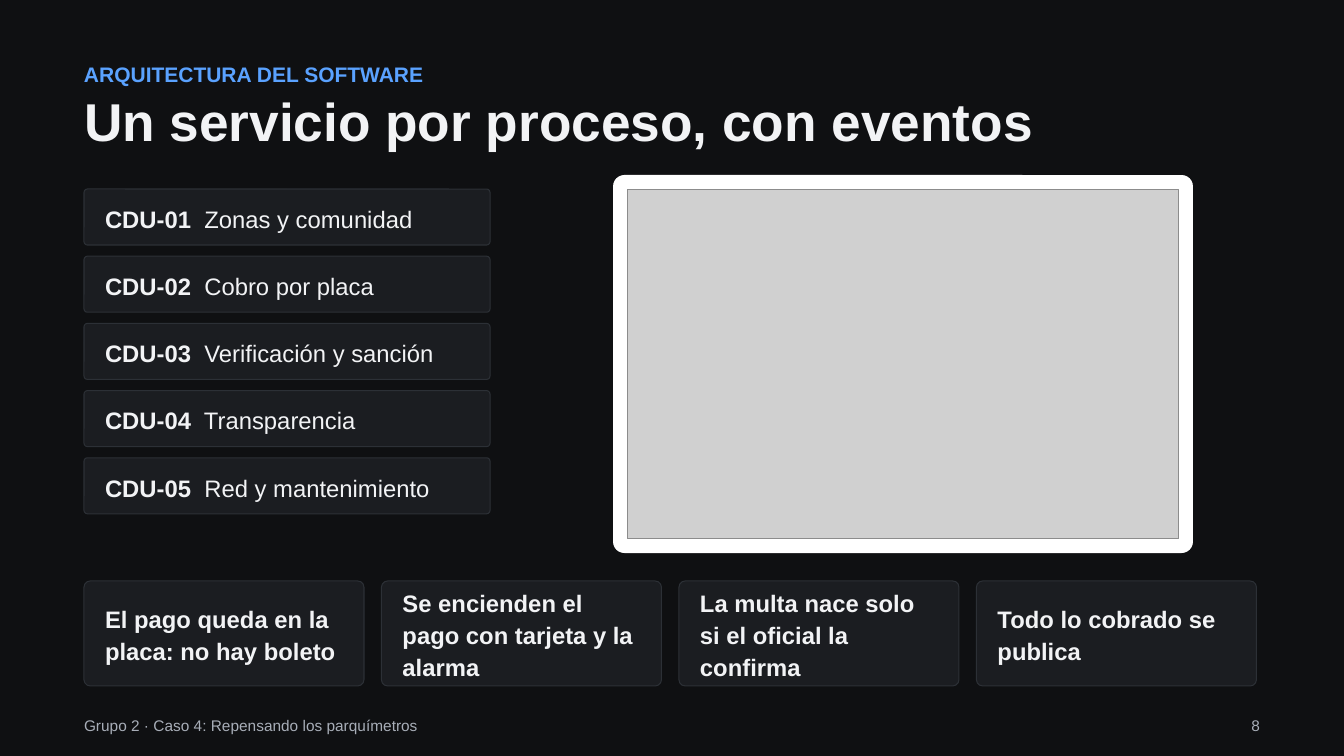
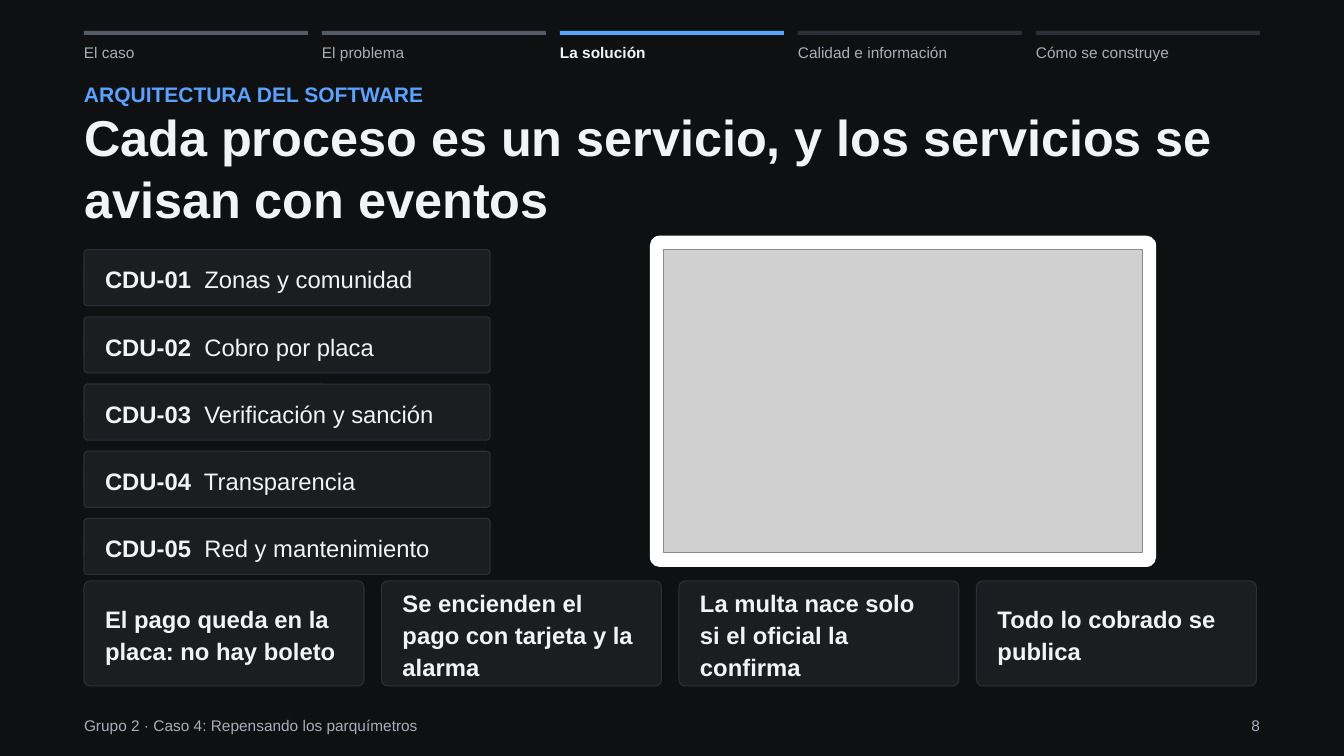
Before and after one commit to Santiago78op/MCP-AYD, a slide deck: slide 8 of boveda/08-Tareas/Grupo2_CasoParquimetros_Presentacion.pptx. Drawn at 1344x756 pixels with LibreOffice and Linux fonts; fonts in the diff are those of the drawing; grey boxes stand for pictures. Boxes give left, top, right and bottom in pixels: in the first picture for what was removed or moved away, otherwise in the second. Text is boxed around its words. In the diff, an @@ line names an element or a change of style, - is before the commit and + after.

```diff
--- a/boveda/08-Tareas/Grupo2_CasoParquimetros_Presentacion.pptx
+++ b/boveda/08-Tareas/Grupo2_CasoParquimetros_Presentacion.pptx
@@ rectangle added at box(84, 31, 308, 35), fill #555B66 @@
@@ text added at box(84, 47, 135, 58), 11 pt, text #A8AEB8 @@
+El caso
@@ rectangle added at box(322, 31, 545, 35), fill #555B66 @@
@@ text added at box(322, 47, 404, 61), 11 pt, text #A8AEB8 @@
+El problema
@@ text added at box(560, 46, 645, 58), 11 pt, text #F2F3F5, bold @@
+La solución
@@ rectangle added at box(561, 31, 784, 35), fill #5AA2FF @@
@@ text added at box(798, 46, 947, 58), 11 pt, text #A8AEB8 @@
+Calidad e información
@@ rectangle added at box(799, 31, 1022, 35), fill #2C3036 @@
@@ rectangle added at box(1036, 31, 1260, 35), fill #2C3036 @@
@@ text added at box(1036, 46, 1169, 61), 11 pt, text #A8AEB8 @@
+Cómo se construye
@@ text "ARQUITECTURA DEL SOFTWARE": place and size @@
-text "ARQUITECTURA DEL SOFTWARE" at box(84, 67, 423, 86)
+text "ARQUITECTURA DEL SOFTWARE" at box(84, 87, 423, 106)
@@ text at box(84, 119, 1212, 219): text changed; size 38 to 36 pt @@
-Un servicio por proceso, con eventos
+Cada proceso es un servicio, y los servicios se avisan con eventos
@@ rounded rectangle: place and size @@
-rounded rectangle at box(613, 175, 1193, 554)
+rounded rectangle at box(650, 236, 1156, 568)
@@ picture: place and size @@
-picture at box(627, 190, 1180, 539)
+picture at box(664, 250, 1143, 554)
@@ 4 rounded rectangles: place and size @@
-4 rounded rectangles at box(84, 256, 490, 514)
+4 rounded rectangles at box(84, 250, 490, 508)
@@ 5 texts: place and size @@
-5 texts at box(105, 210, 433, 502)
+5 texts at box(105, 270, 433, 562)
@@ rounded rectangle: place and size @@
-rounded rectangle at box(84, 190, 490, 246)
+rounded rectangle at box(84, 518, 490, 575)
```
Also in this commit, not shown: 13 other slides changed, 22 other files.
